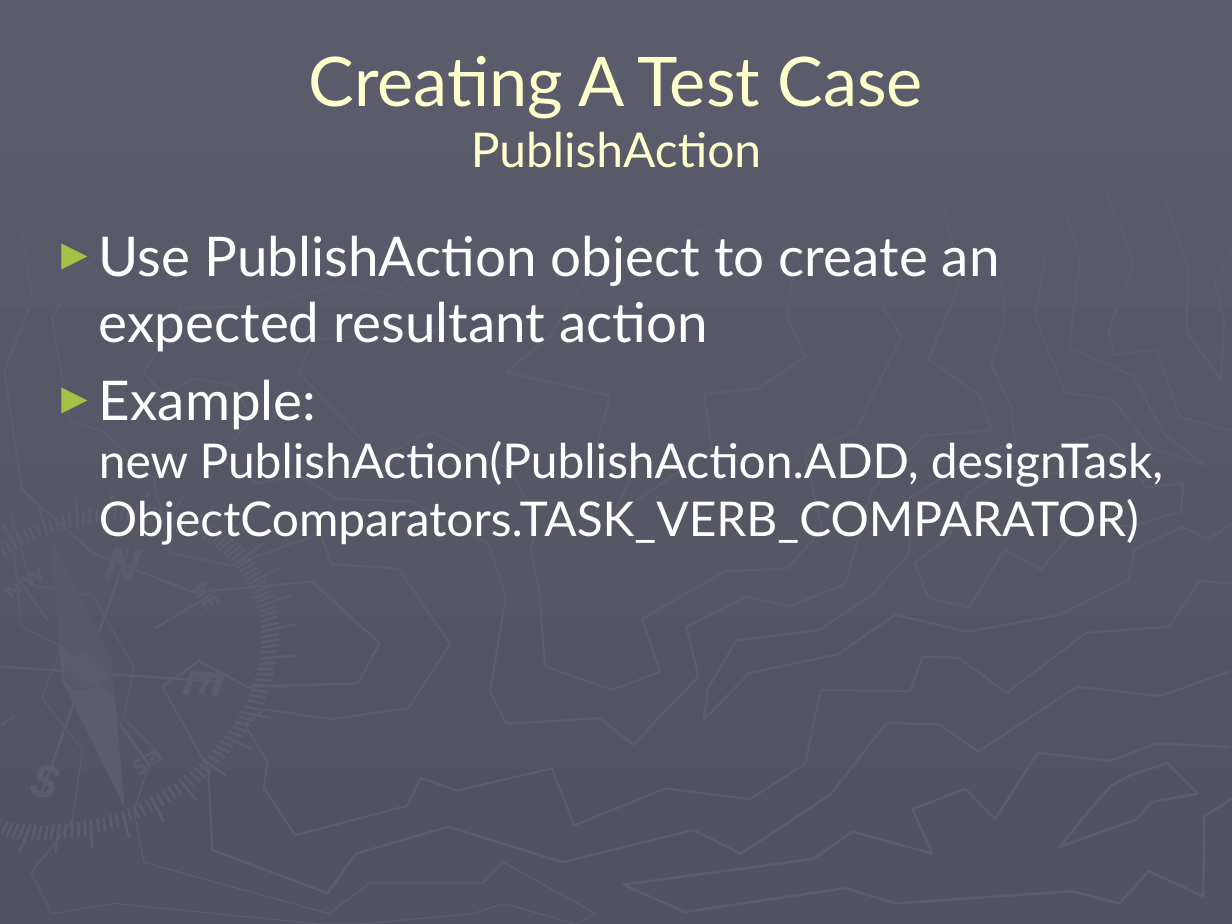
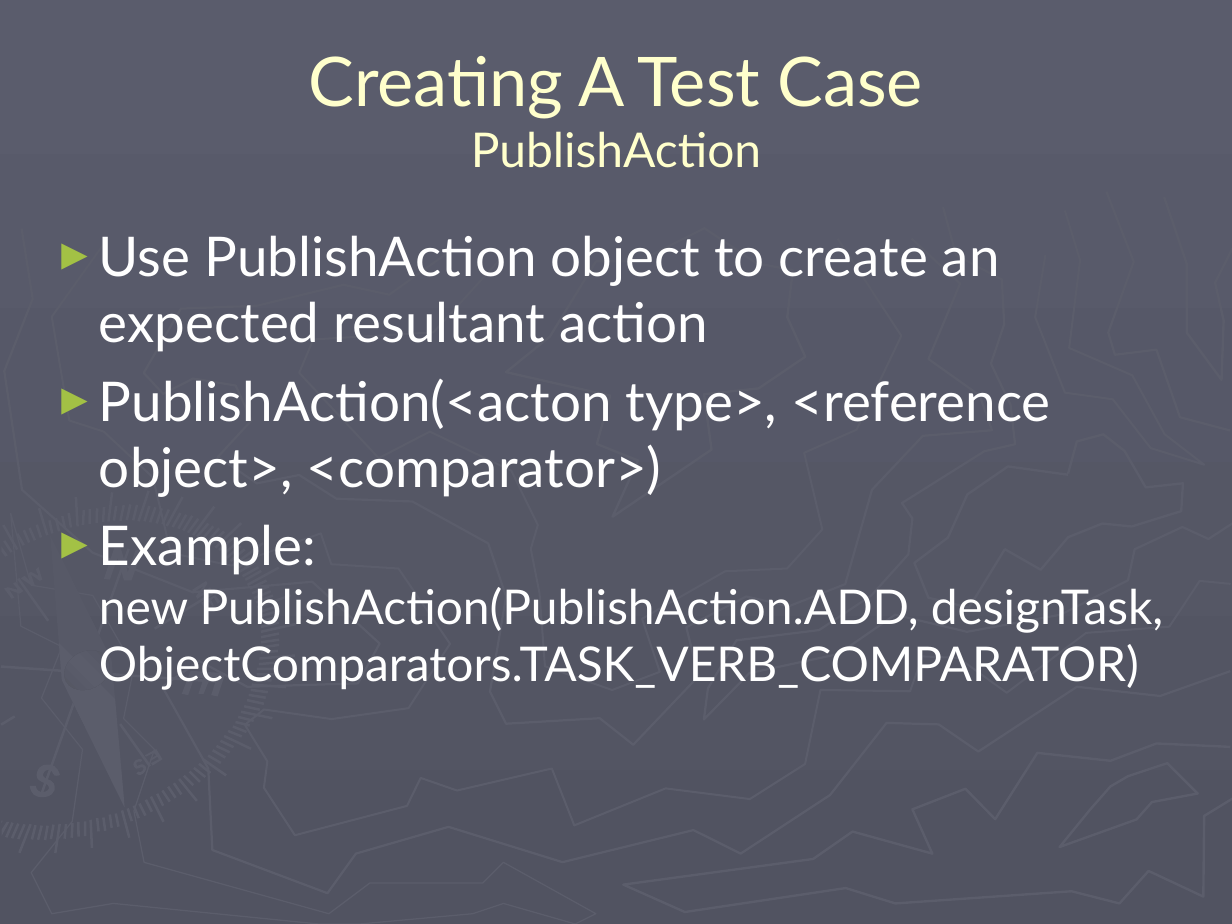
Before and after one commit to codeaudit/cougaar-cougaarunit, a slide deck: slide 8 of CougaarUnit/CougaarUnit Training.ppt (slide 7 before the commit). Drawn at 1232x924 pixels with LibreOffice and Linux fonts; fonts in the diff are those of the drawing. Boxes give left, top, right and bottom in pixels: in the first picture for what was removed or moved away, otherwise in the second. Text is boxed around its words. In the diff, an @@ line names an element or a change of style, - is before the commit and + after.

```diff
--- a/CougaarUnit/CougaarUnit Training.ppt
+++ b/CougaarUnit/CougaarUnit Training.ppt
@@ text at [99, 379, 1050, 497]: paragraph added @@
+► PublishAction(<acton type>, <reference object>, <comparator>)
```
Also in this commit, not shown: 7 other slides changed, 1 slide added, 38 other files.
